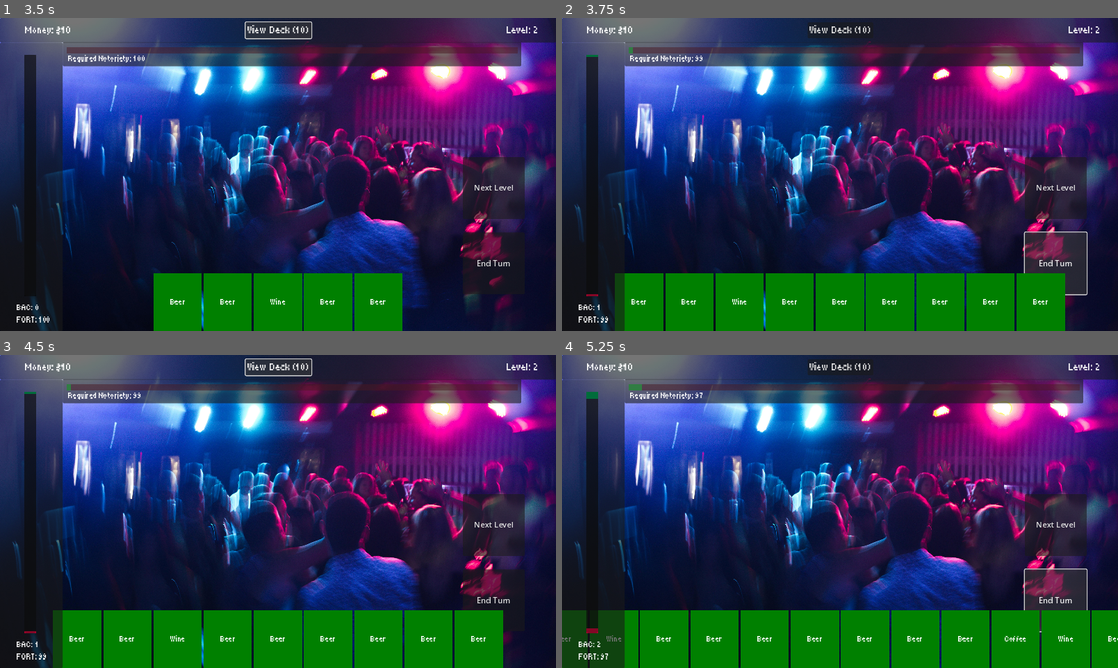
Above: before the commit, frames 1-4 (two rows, left to right).
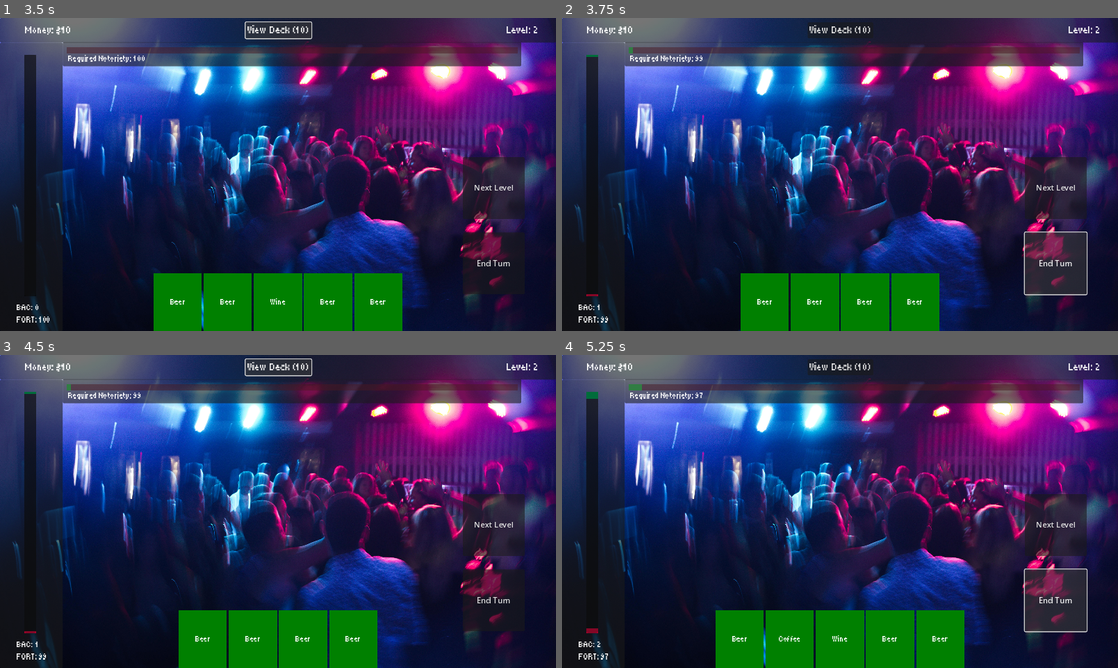
Above: after the commit, the same moments.

Repository: TreSmith/JameGamGameJam
Game: Godot game, scene res://Scenes/UI/main_menu.tscn
Same seed, same stepped clock (60 frames per second), same inputs: the game is played once before the commit and once after it.
Inputs:
- Up to frame 1 (3.5 s): click "START GAME" at 0.5 s; click "Next Level" at 1.25 s; click "Next Level" at 2 s; click "View Deck (10)" at 2.75 s
- Up to frame 2 (3.75 s): click "End Turn" at 3.5 s
- Up to frame 3 (4.5 s): click "View Deck (10)" at 4.25 s
- Up to frame 4 (5.25 s): click "End Turn" at 5 s

Frame 1 is identical in both runs. In frame 2, 8.7% of the frame differs, in the area x 9-91%, y 81-100%; in frame 3, 8.7%; in frame 4, 10%, in the area x 0-100%, y 81-100%.

Commit message:
Update game_manager.gd

Diff:
--- a/Scripts/ManagerScripts/game_manager.gd
+++ b/Scripts/ManagerScripts/game_manager.gd
@@ -14,7 +14,7 @@
 var Current_Notoriety = 0
 var Handsize = DEFAULT_HANDSIZE
 var Energy = DEFAULT_ENERGY
-var Retain = DEFAULT_ENERGY
+var Retain = DEFAULT_RETAIN
 const STARTING_MONEY : int = 10
 
 
